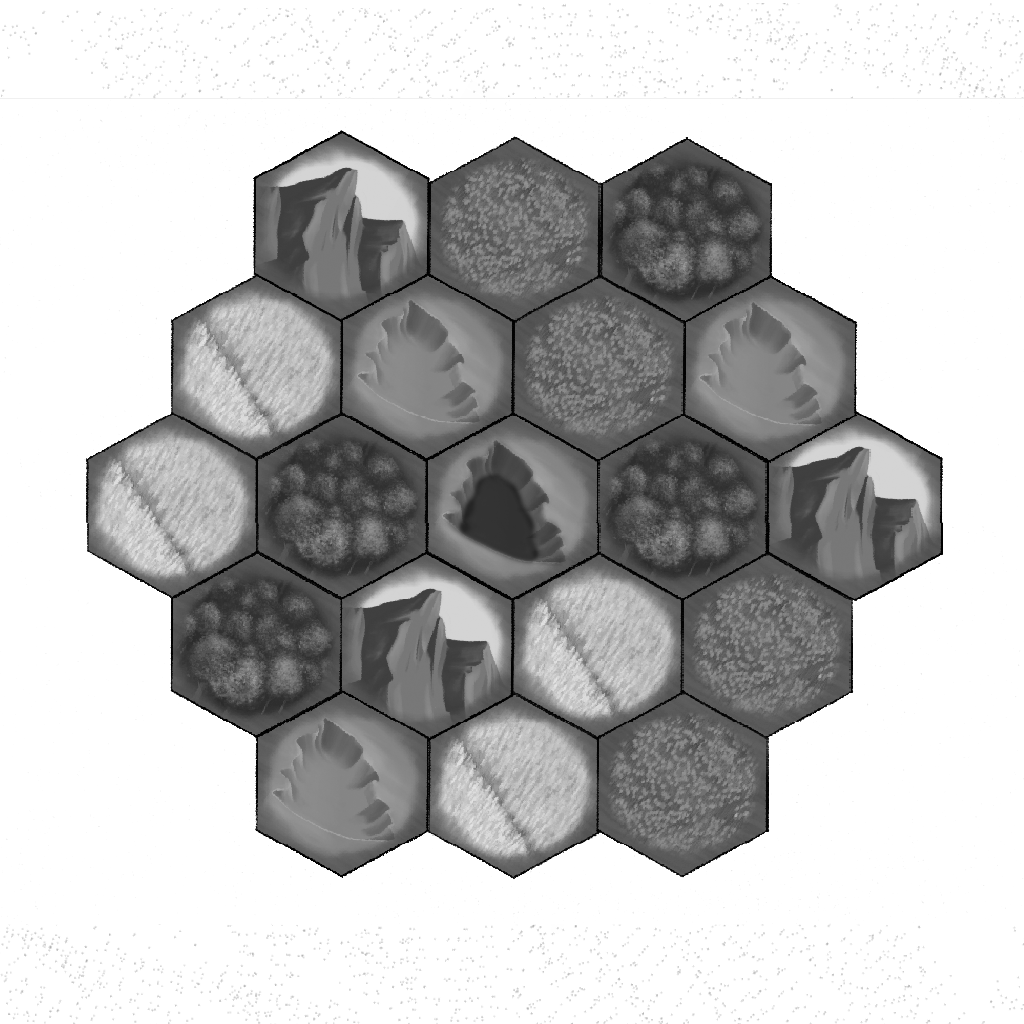
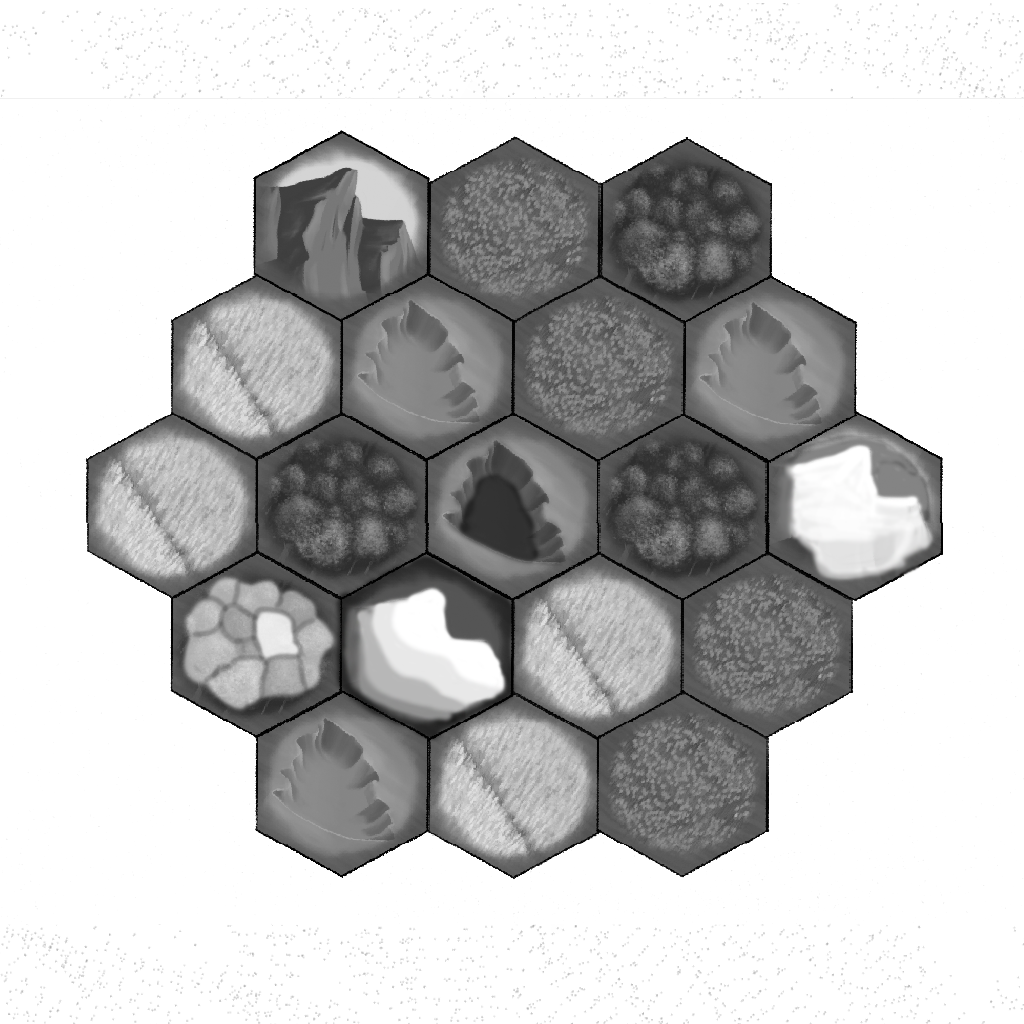
The second 1024×1024 image is a revision of the first. Changes to its layers:
painted on "Ebene 2" over bbox(179, 553, 518, 743)
painted on "Ebene 1" over bbox(779, 433, 936, 582)
